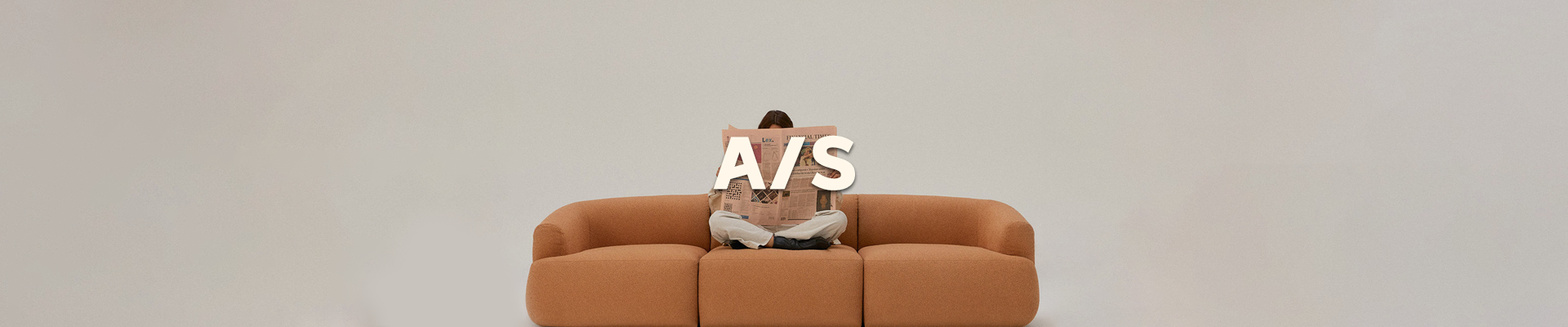
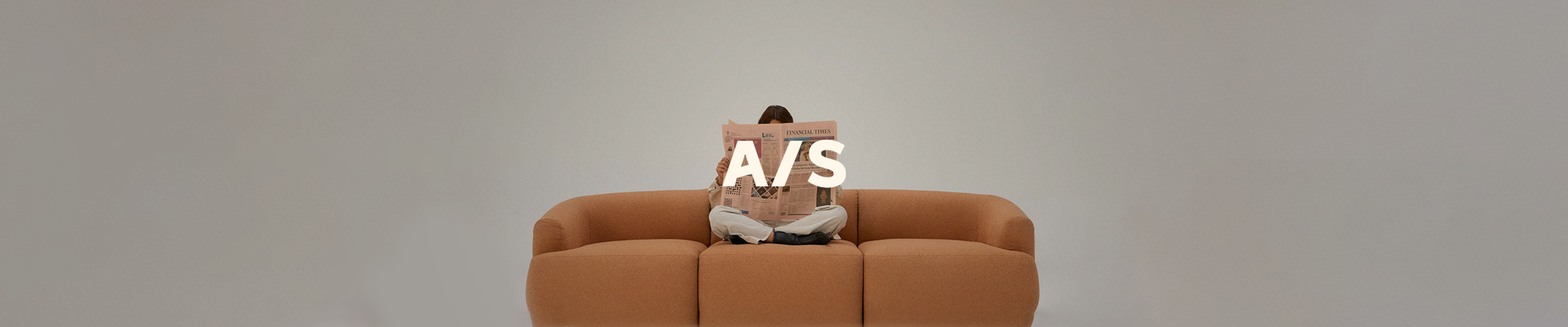
Layer changes from the first 1568 × 327 image to the second:
painted on "A/s" over [712, 134, 856, 191]
added layer "Layer 6" (20%) above "Layer 5" over [0, 0, 1568, 327]
painted on "Layer 5" over [0, 0, 1568, 327]